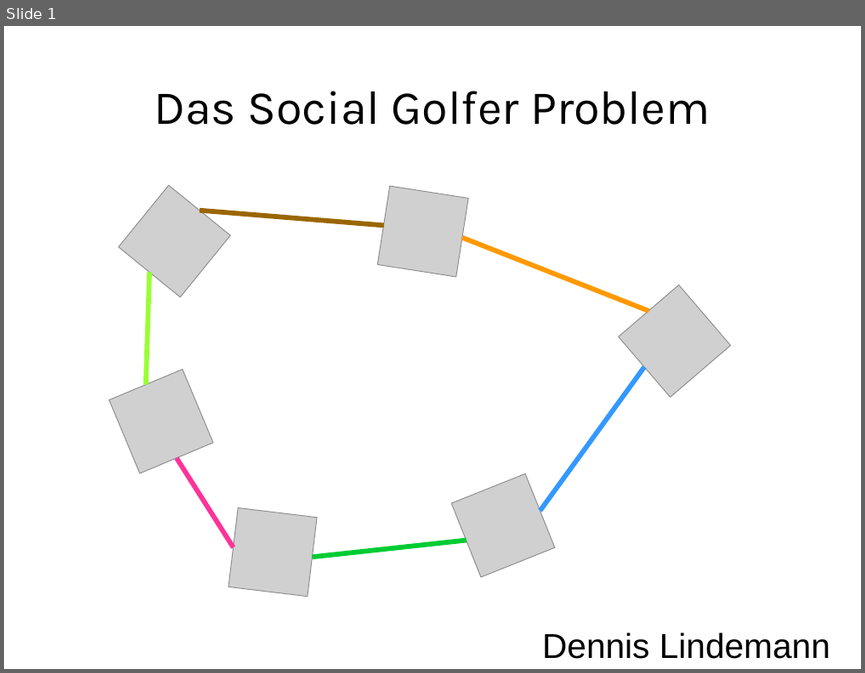
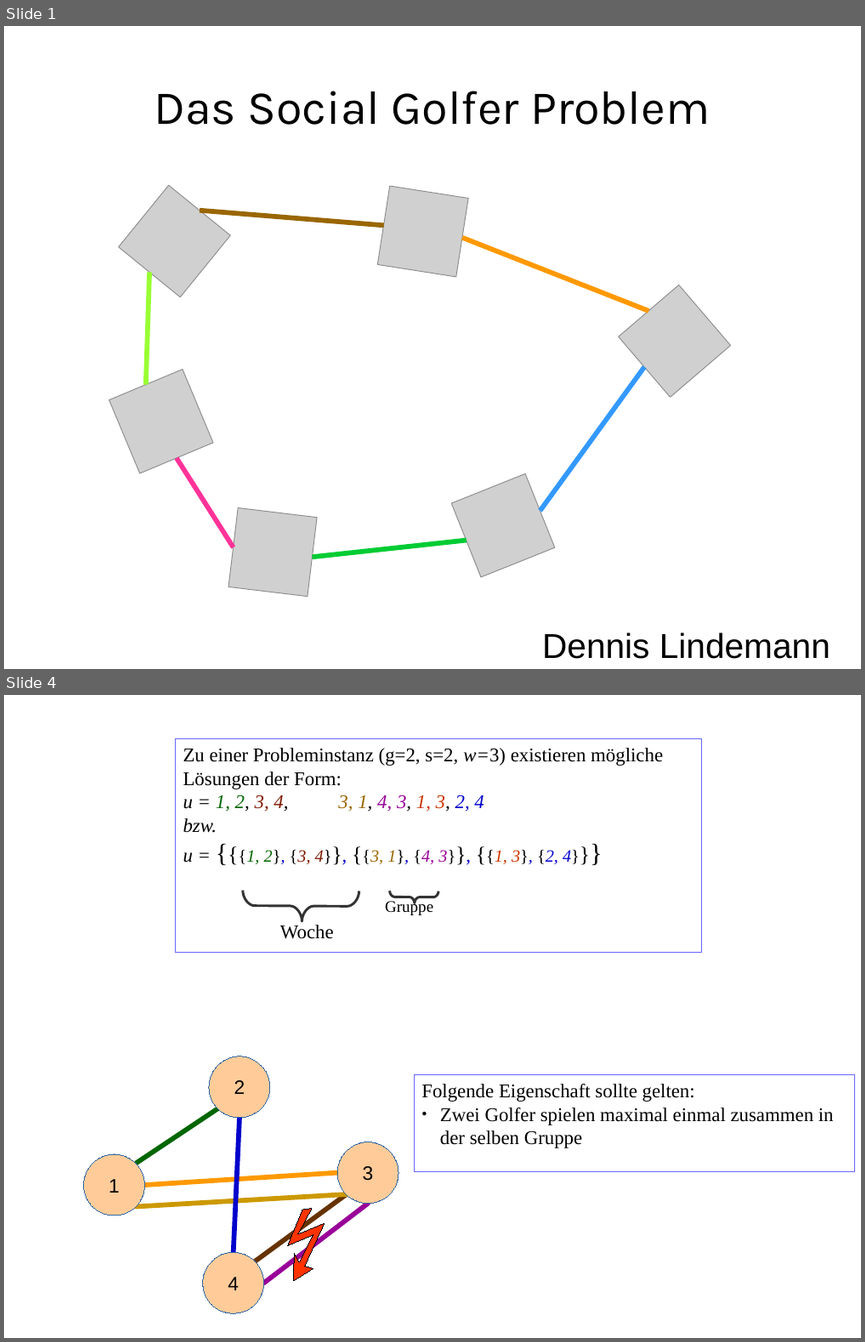
Before and after one commit to RincewindWizzard/social-golfers, a slide deck: presentation/DennisLindemannSocialGolferProblem.odp. Shown one above the other, each under a label of ours: slide 1 before the commit, slides 1 and 4 after it; the slides between them are not shown. The pictures are 865x673 and 865x1342 pixels, drawn with LibreOffice and Linux fonts; fonts in the diff are those of the drawing; grey boxes stand for pictures. Boxes give left, top, right and bottom in pixels: in the first picture for what was removed or moved away, otherwise in the second. Text is boxed around its words. In the diff, an @@ line names an element or a change of style, - is before the commit and + after.

```diff
--- a/presentation/DennisLindemannSocialGolferProblem.odp
+++ b/presentation/DennisLindemannSocialGolferProblem.odp
@@ slide 4 added at [4, 695, 861, 1338], background #FFFFFF @@
@@ rectangle added at [175, 738, 701, 952], outline #6666FF 0 pt, 18 pt, text #000000 @@
+Zu einer Probleminstanz (g=2, s=2, w=3) existieren mögliche Lösungen der Form:
+u = 1, 2, 3, 4, 3, 1, 4, 3, 1, 3, 2, 4
+bzw.
+u = {{{1, 2}, {3, 4}}, {{3, 1}, {4, 3}}, {{1, 3}, {2, 4}}}
@@ freeform shape added at [242, 891, 359, 921], outline #333333 2.3 pt @@
@@ freeform shape added at [390, 891, 439, 903], outline #333333 2.3 pt @@
@@ text added at [385, 900, 433, 915], 15 pt, text #000000 @@
+Gruppe
@@ text added at [280, 925, 334, 939], 18 pt, text #000000 @@
+Woche
@@ ellipse added at [209, 1056, 271, 1118], fill #FFCC99, outline #3465A4 0 pt, 18 pt, text #000000 @@
+2
@@ rectangle added at [415, 1074, 856, 1172], outline #6666FF 0 pt, 18 pt, text #000000 @@
+Folgende Eigenschaft sollte gelten:
+● Zwei Golfer spielen maximal einmal zusammen in der selben Gruppe
@@ line added from (136, 1163) to (218, 1109), #006600 4.51 pt @@
@@ line added from (239, 1117) to (234, 1253), #0000CC 4.51 pt @@
@@ ellipse added at [337, 1142, 399, 1203], fill #FFCC99, outline #3465A4 0 pt, 18 pt, text #000000 @@
+3
@@ ellipse added at [83, 1155, 145, 1216], fill #FFCC99, outline #3465A4 0 pt, 18 pt, text #000000 @@
+1
@@ line added from (145, 1185) to (337, 1173), #FF9900 4.51 pt @@
@@ line added from (346, 1194) to (136, 1207), #CC9900 4.51 pt @@
@@ line added from (346, 1194) to (255, 1261), #663300 4.51 pt @@
@@ line added from (264, 1283) to (368, 1203), #990099 4.51 pt @@
@@ freeform shape added at [279, 1205, 336, 1281], fill #FF3300, outline #000000 0 pt @@
@@ ellipse added at [203, 1253, 264, 1314], fill #FFCC99, outline #3465A4 0 pt, 18 pt, text #000000 @@
+4
```
Also in this commit, not shown: 1 slide changed, 7 other slides added, 4 slides removed, 5 other files.
